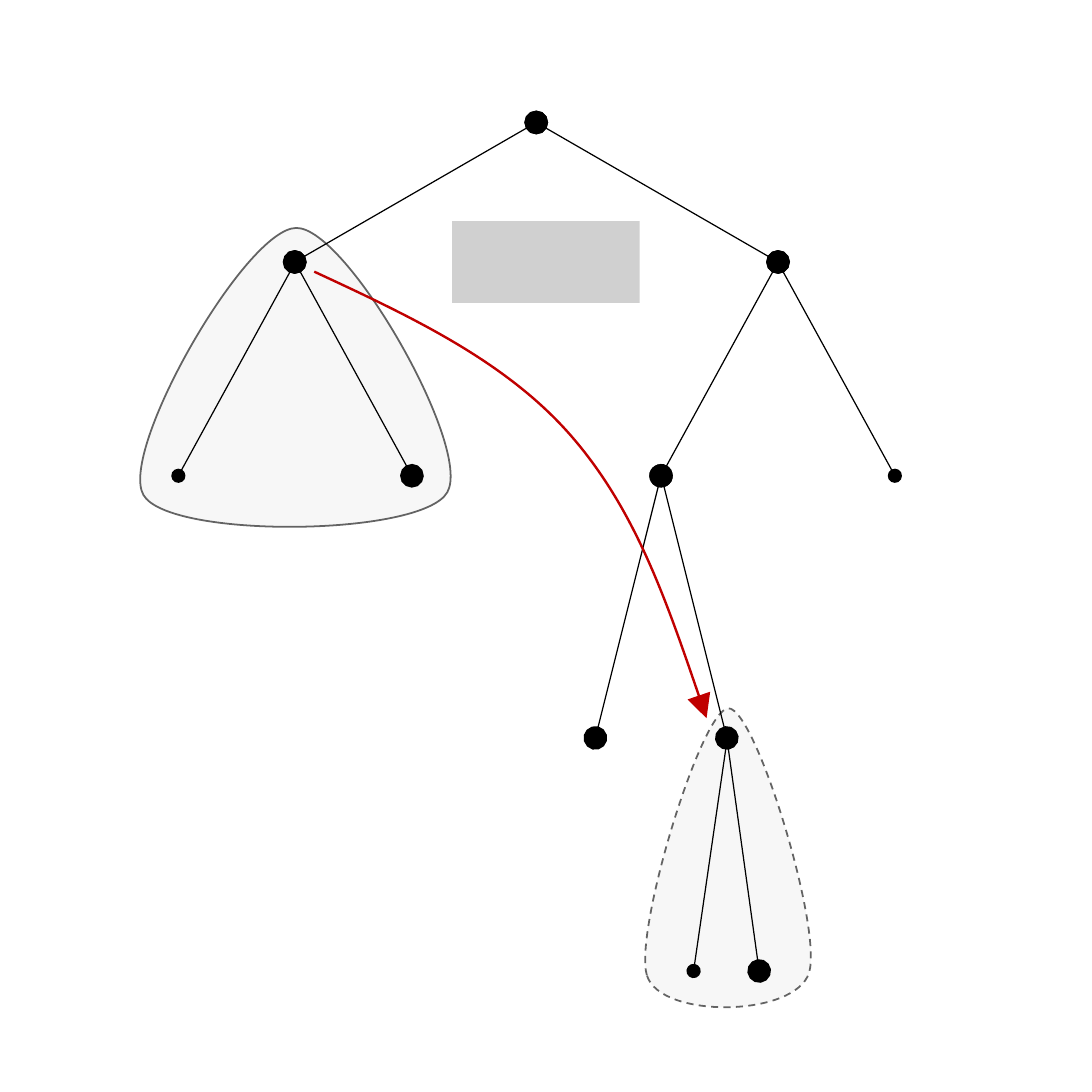
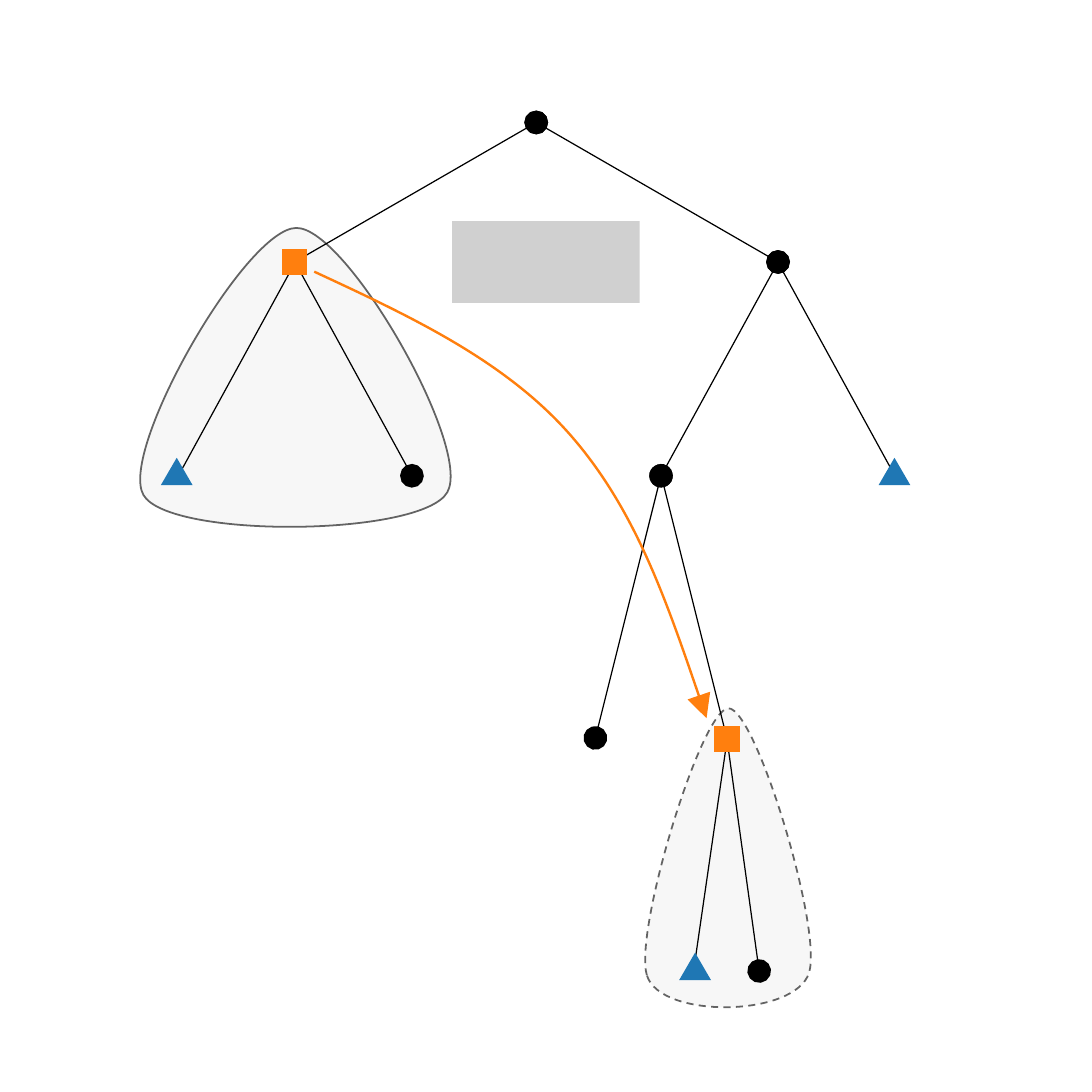
Before and after one commit to eleurent/monte-carlo-graph-search, a slide deck: slide 5 of img/trees.pptx. Drawn at 1092x1092 pixels with LibreOffice and Linux fonts; fonts in the diff are those of the drawing; grey boxes stand for pictures. Boxes give left, top, right and bottom in pixels: in the first picture for what was removed or moved away, otherwise in the second. Text is boxed around its words. In the diff, an @@ line names an element or a change of style, - is before the commit and + after.

```diff
--- a/img/trees.pptx
+++ b/img/trees.pptx
@@ double arrow (179, 475) - (295, 262): double arrow to arrow @@
@@ rectangle added at [283,250,307,274], fill #FF7F0E, outline #FF7F0E 1 pt @@
@@ double arrow (413, 475) - (295, 262): double arrow to arrow @@
@@ double arrow removed from (295, 262) to (295, 262) @@
@@ freeform shape at [314,272,705,719]: outline #C00000 1 pt to #FF7F0E 1 pt @@
@@ triangle added at [163,459,191,484], fill #1F77B4, outline #1F77B4 1 pt @@
@@ double arrow removed from (179, 475) to (179, 475) @@
@@ triangle added at [881,459,908,484], fill #1F77B4, outline #1F77B4 1 pt @@
@@ double arrow removed from (894, 475) to (894, 475) @@
@@ rectangle added at [716,728,740,752], fill #FF7F0E, outline #FF7F0E 1 pt @@
@@ double arrow removed from (726, 738) to (726, 738) @@
@@ triangle added at [681,955,709,979], fill #1F77B4, outline #1F77B4 1 pt @@
@@ double arrow removed from (693, 971) to (693, 971) @@
```
Also in this commit, not shown: 2 other slides changed, 11 other files.
